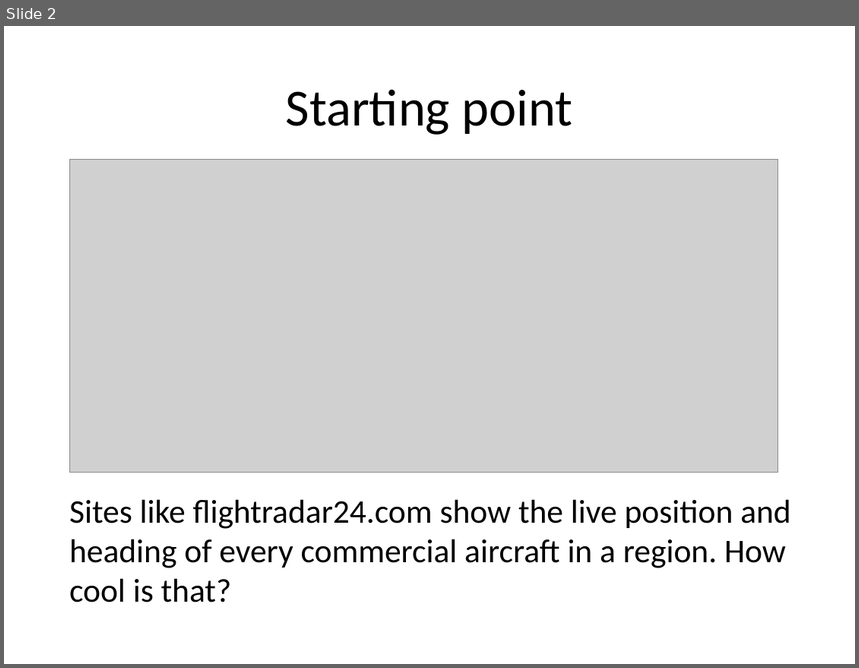
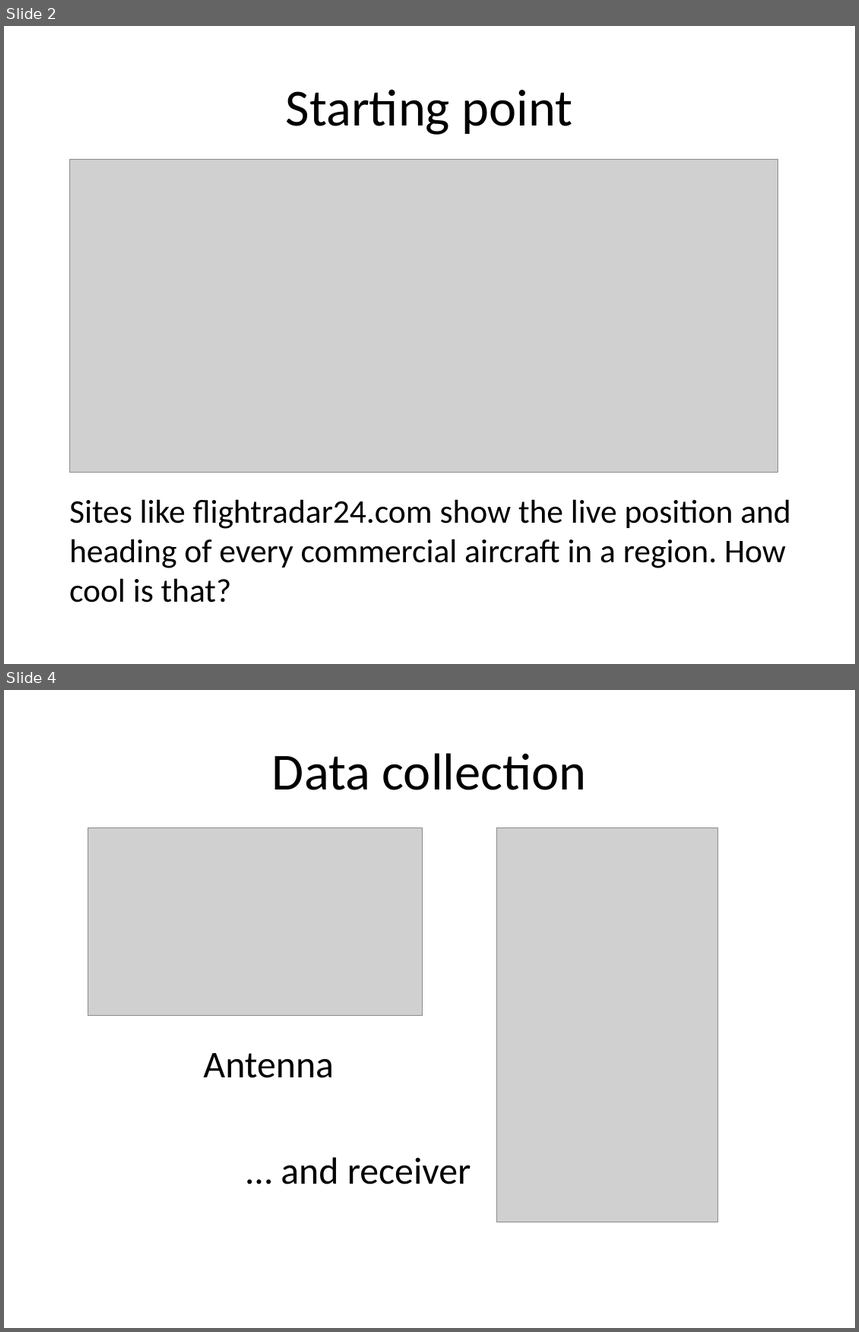
Before and after one commit to hellmarbecker/plt-airt-2000, a slide deck: Presentation/Designing an aircraft tracking datastore.pptx. Shown one above the other, each under a label of ours: slide 2 before the commit, slides 2 and 4 after it; the slides between them are not shown. The pictures are 859x668 and 859x1332 pixels, drawn with LibreOffice and Linux fonts; fonts in the diff are those of the drawing; grey boxes stand for pictures. Boxes give left, top, right and bottom in pixels: in the first picture for what was removed or moved away, otherwise in the second. Text is boxed around its words. In the diff, an @@ line names an element or a change of style, - is before the commit and + after.

Commit message:
presentation updated and images added

```diff
--- a/Presentation/Designing an aircraft tracking datastore.pptx
+++ b/Presentation/Designing an aircraft tracking datastore.pptx
@@ slide 4 added at (4, 690, 855, 1328), background #FFFFFF @@
@@ title added at (272, 753, 587, 790), 44 pt, text #000000 @@
+Data collection
@@ picture added at (88, 828, 422, 1015) @@
@@ picture added at (496, 828, 718, 1222) @@
@@ text added at (203, 1053, 471, 1185), 32 pt, text #000000 @@
+Antenna
+… and receiver
```
Also in this commit, not shown: 2 slides changed, 3 other slides added, 4 other files.
